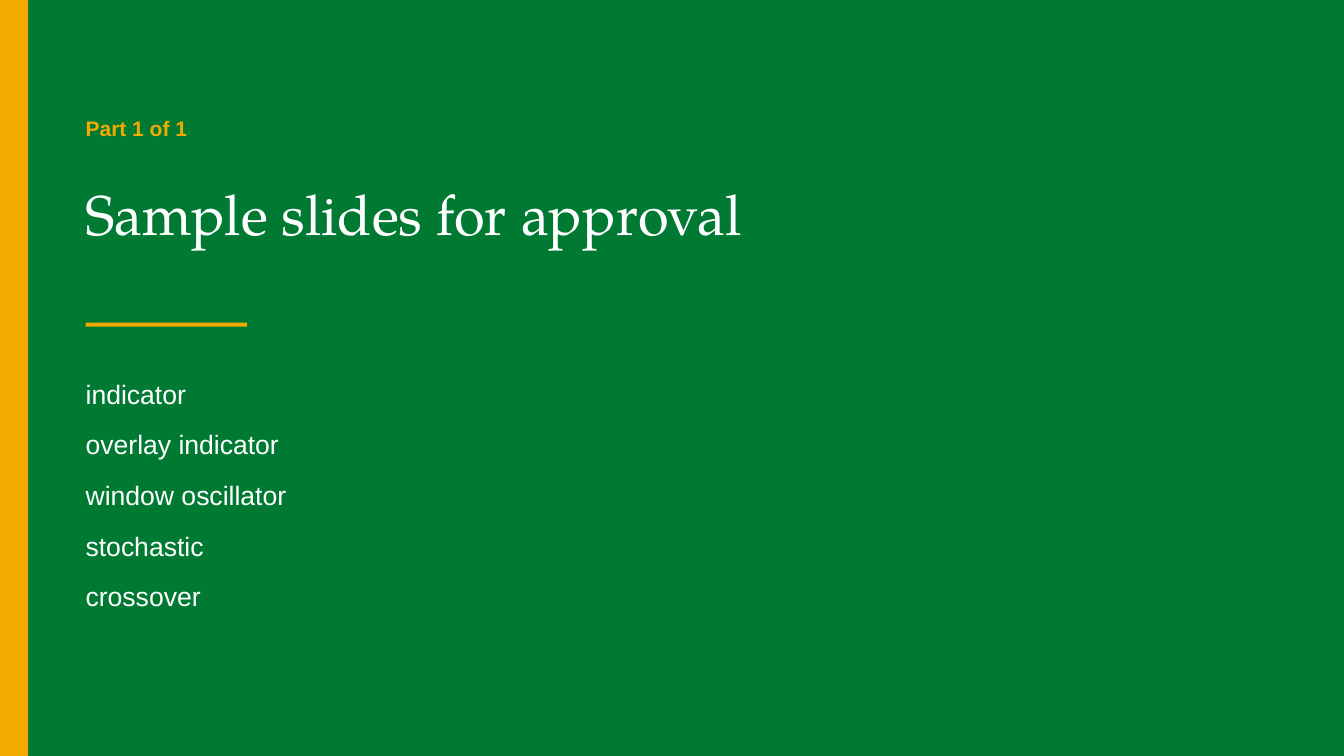
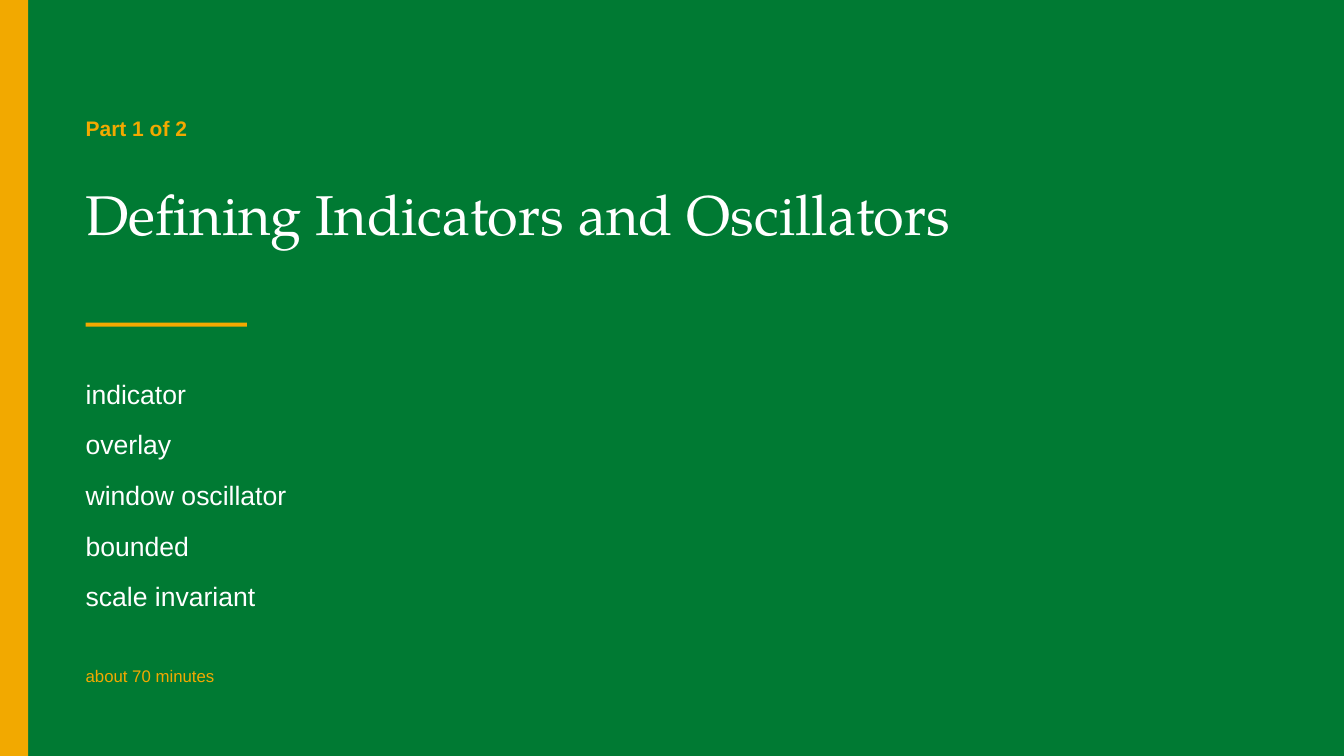
Before and after one commit to benjiesotelo-sudo/Telos_FIN1209, a slide deck: slide 4 of chapter-08/FIN1209-Chapter-08.pptx (slide 2 before the commit). Drawn at 1344x756 pixels with LibreOffice and Linux fonts; fonts in the diff are those of the drawing. Boxes give left, top, right and bottom in pixels: in the first picture for what was removed or moved away, otherwise in the second. Text is boxed around its words. In the diff, an @@ line names an element or a change of style, - is before the commit and + after.

Commit message:
Chapter 8 Part A: 132 slides written by hand (8.1 and 8.2), 11 checks, 40 charts of ours, student edition and run card

```diff
--- a/chapter-08/FIN1209-Chapter-08.pptx
+++ b/chapter-08/FIN1209-Chapter-08.pptx
@@ text at (86, 120, 187, 137): text changed @@
-Part 1 of 1
+Part 1 of 2
@@ text at (86, 194, 950, 251): text changed @@
-Sample slides for approval
+Defining Indicators and Oscillators
@@ text at (86, 434, 172, 460): text changed @@
-overlay indicator
+overlay
@@ text at (86, 536, 255, 607): text changed @@
-stochastic
-crossover
+bounded
+scale invariant
@@ text added at (86, 670, 215, 682), 12 pt, text #F2A900 @@
+about 70 minutes
```
Also in this commit, not shown: 19 other slides changed, 111 slides added, 5 slides removed, 12 other files.
